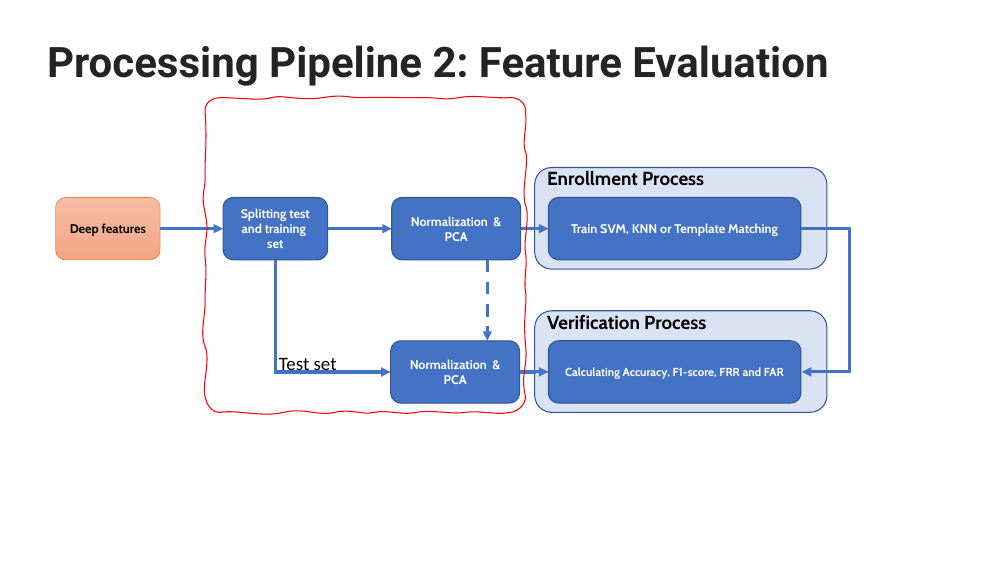
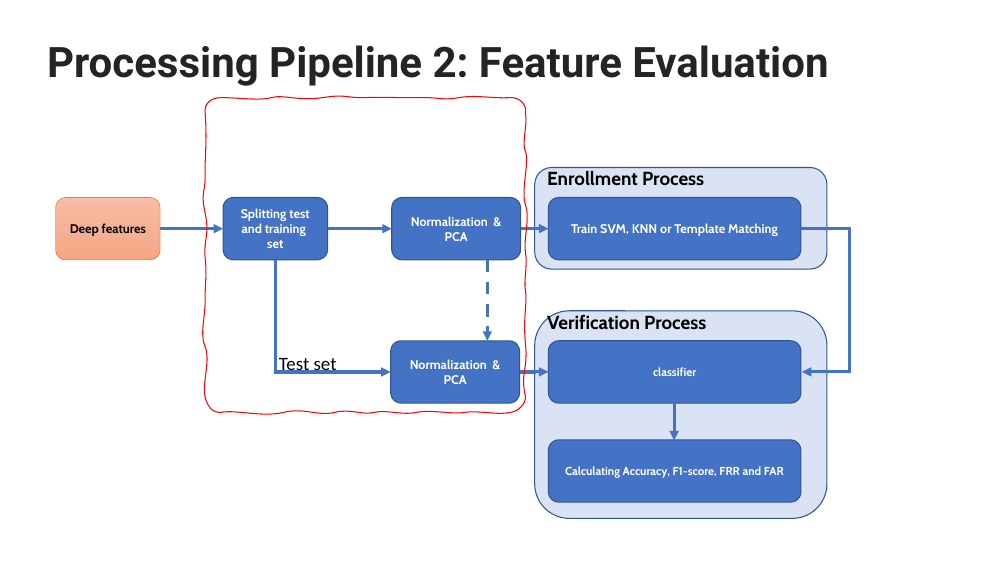
Before and after one commit to SKazemii/Worksheet, a slide deck: slide 5 of Manuscripts/Presentation - Deepfeatures.pptx (slide 4 before the commit). Drawn at 1008x567 pixels with LibreOffice and Linux fonts; fonts in the diff are those of the drawing. Boxes give left, top, right and bottom in pixels: in the first picture for what was removed or moved away, otherwise in the second. Text is boxed around its words. In the diff, an @@ line names an element or a change of style, - is before the commit and + after.

```diff
--- a/Manuscripts/Presentation - Deepfeatures.pptx
+++ b/Manuscripts/Presentation - Deepfeatures.pptx
@@ rounded rectangle: place and size @@
-rounded rectangle at bbox=[535, 311, 827, 412]
+rounded rectangle at bbox=[535, 311, 827, 519]
@@ text in rounded rectangle at bbox=[653, 367, 696, 376]: text changed @@
-Calculating Accuracy, F1-score, FRR and FAR
+classifier
@@ elbow arrow added from (675, 404) to (675, 441), #4472C4 3 pt @@
@@ rounded rectangle added at bbox=[548, 440, 801, 502], fill #4472C4, outline #325491 1 pt, 11 pt, text #FFFFFF, bold @@
+Calculating Accuracy, F1-score, FRR and FAR
```
Also in this commit, not shown: 7 other slides changed, 6 slides added, 3 slides removed, 21 other files.
